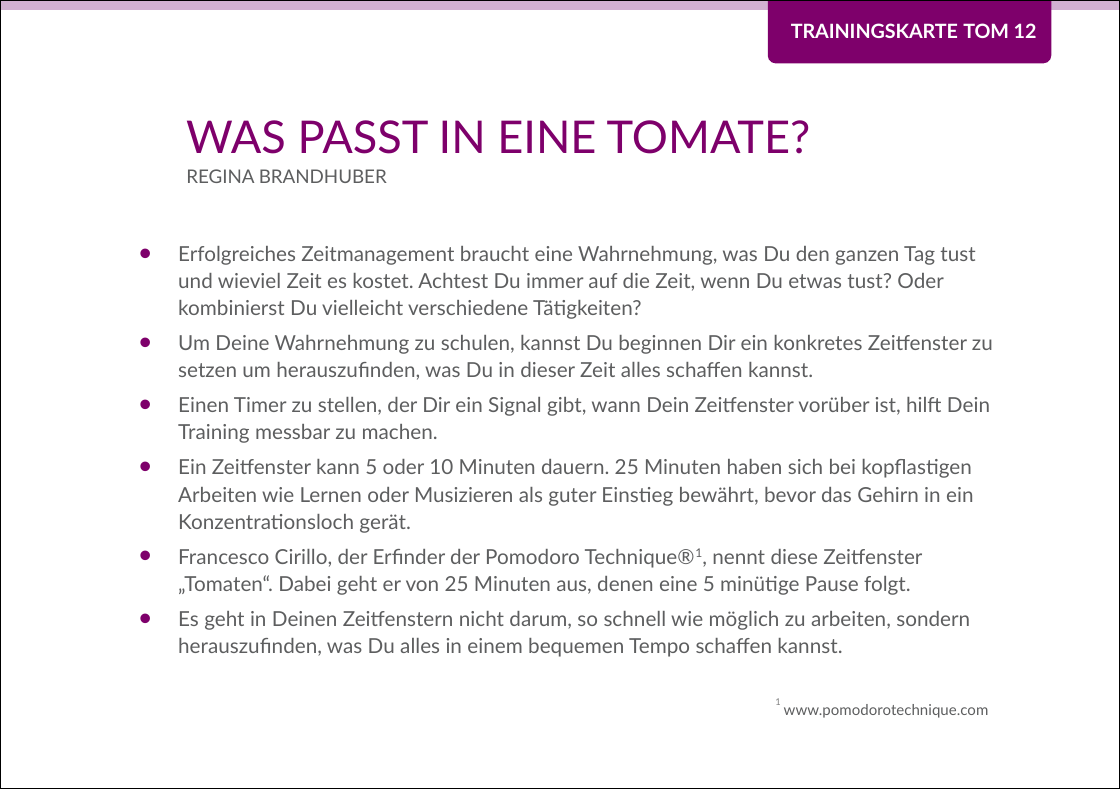
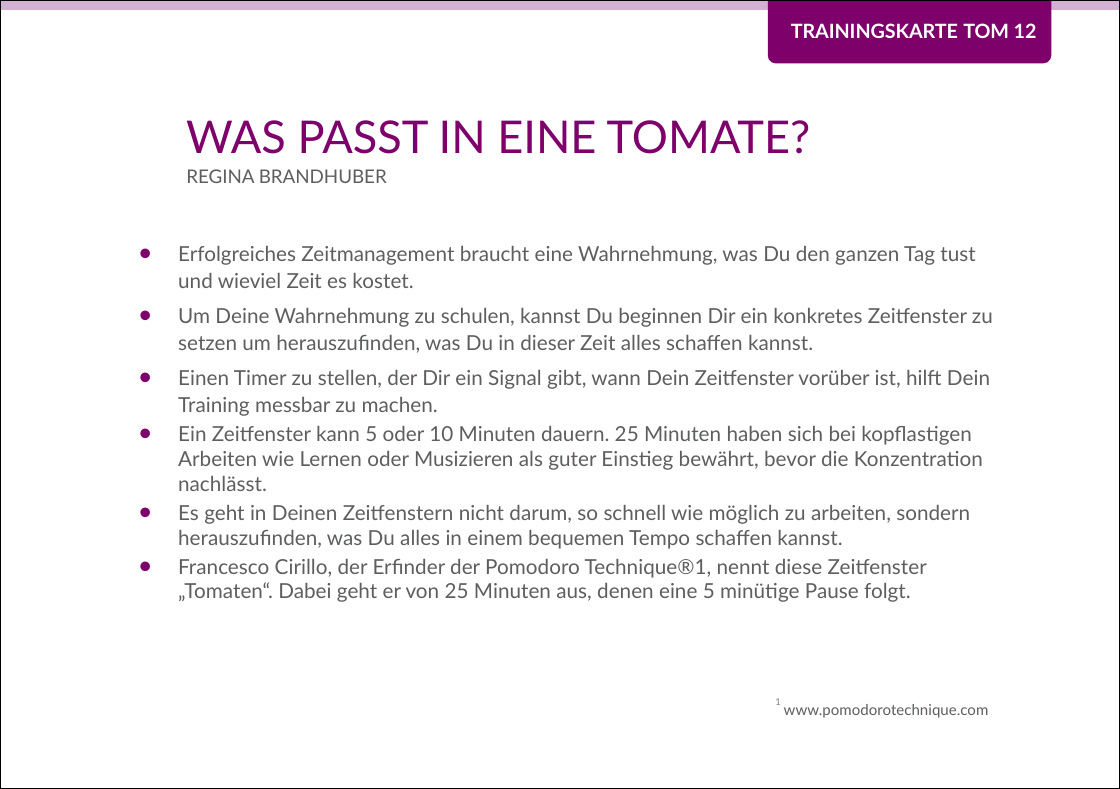
Before and after one commit to Teamtool/training-materials, a slide deck: slide 1 of music moves/Tomatoes (TOM)/ger/apprentice/ger_TOM_12_Was_passt_in_eine_Tomate_MM_A.pptx. Drawn at 1120x789 pixels with LibreOffice and Linux fonts; fonts in the diff are those of the drawing; background and template pictures are left out. Boxes give left, top, right and bottom in pixels: in the first picture for what was removed or moved away, otherwise in the second. Text is boxed around its words. In the diff, an @@ line names an element or a change of style, - is before the commit and + after.

```diff
--- a/music moves/Tomatoes (TOM)/ger/apprentice/ger_TOM_12_Was_passt_in_eine_Tomate_MM_A.pptx
+++ b/music moves/Tomatoes (TOM)/ger/apprentice/ger_TOM_12_Was_passt_in_eine_Tomate_MM_A.pptx
@@ text at box(178, 246, 975, 288): text changed @@
-• Erfolgreiches Zeitmanagement braucht eine Wahrnehmung, was Du den ganzen Tag tust und wieviel Zeit es kostet. Achtest Du immer auf die Zeit, wenn Du etwas tust? Oder kombinierst Du vielleicht verschiedene Tätigkeiten?
+• Erfolgreiches Zeitmanagement braucht eine Wahrnehmung, was Du den ganzen Tag tust und wieviel Zeit es kostet.
@@ text at box(178, 426, 983, 549): text changed @@
-• Ein Zeitfenster kann 5 oder 10 Minuten dauern. 25 Minuten haben sich bei kopflastigen Arbeiten wie Lernen oder Musizieren als guter Einstieg bewährt, bevor das Gehirn in ein Konzentrationsloch gerät.
+• Ein Zeitfenster kann 5 oder 10 Minuten dauern. 25 Minuten haben sich bei kopflastigen Arbeiten wie Lernen oder Musizieren als guter Einstieg bewährt, bevor die Konzentration nachlässt.
+• Es geht in Deinen Zeitfenstern nicht darum, so schnell wie möglich zu arbeiten, sondern herauszufinden, was Du alles in einem bequemen Tempo schaffen kannst.
@@ text at box(178, 559, 927, 602): now on the baseline in "Technique®1,"; line spacing 1.1 to 1; less space between paragraphs @@
@@ text at box(178, 611, 970, 657): paragraph removed @@
-• Es geht in Deinen Zeitfenstern nicht darum, so schnell wie möglich zu arbeiten, sondern herauszufinden, was Du alles in einem bequemen Tempo schaffen kannst.
```
Also in this commit, not shown: 1 other slide changed.
